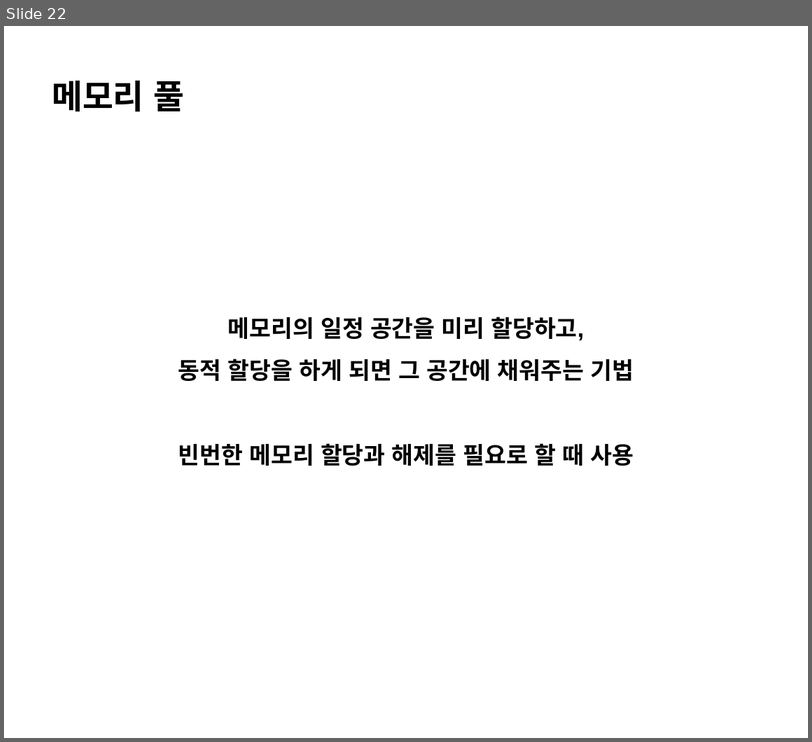
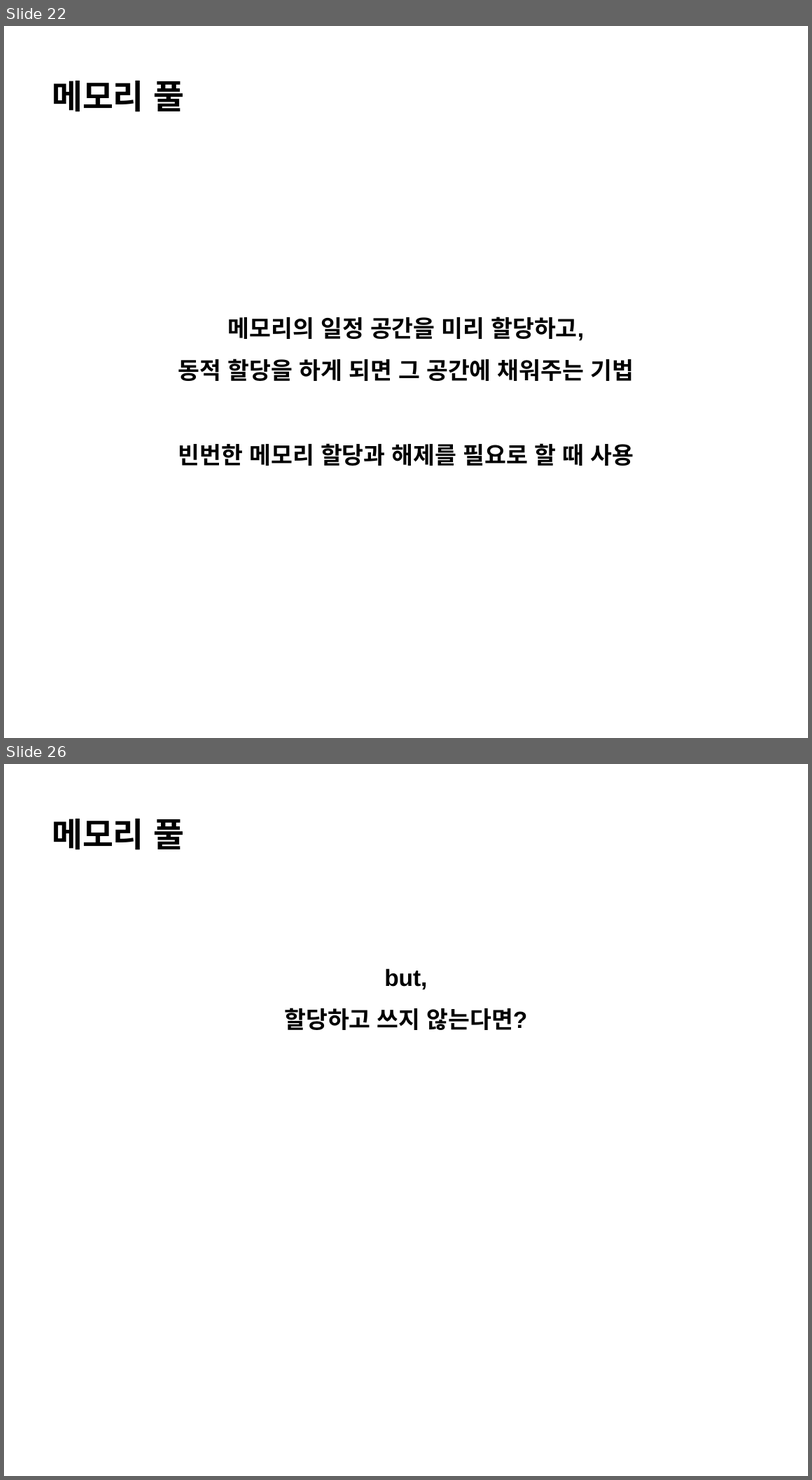
Before and after one commit to ChoSooMin/CS-Study, a slide deck: OS/Day 12_Memory Fragmentation Solution.pptx. Shown one above the other, each under a label of ours: slide 22 before the commit, slides 22 and 26 after it; the slides between them are not shown. The pictures are 812x742 and 812x1480 pixels, drawn with LibreOffice and Linux fonts; fonts in the diff are those of the drawing. Boxes give left, top, right and bottom in pixels: in the first picture for what was removed or moved away, otherwise in the second. Text is boxed around its words. In the diff, an @@ line names an element or a change of style, - is before the commit and + after.

Commit message:
[OS] 메모리 단편화 해결법

```diff
--- a/OS/Day 12_Memory Fragmentation Solution.pptx
+++ b/OS/Day 12_Memory Fragmentation Solution.pptx
@@ slide 26 added at box(4, 764, 808, 1476), background #FFFFFF @@
@@ text added at box(52, 819, 184, 850), 40 pt, text #000000, bold @@
+메모리 풀
@@ text added at box(285, 968, 528, 1030), 28 pt, text #000000, bold @@
+but,
+할당하고 쓰지 않는다면?
```
Also in this commit, not shown: 5 other slides added.
